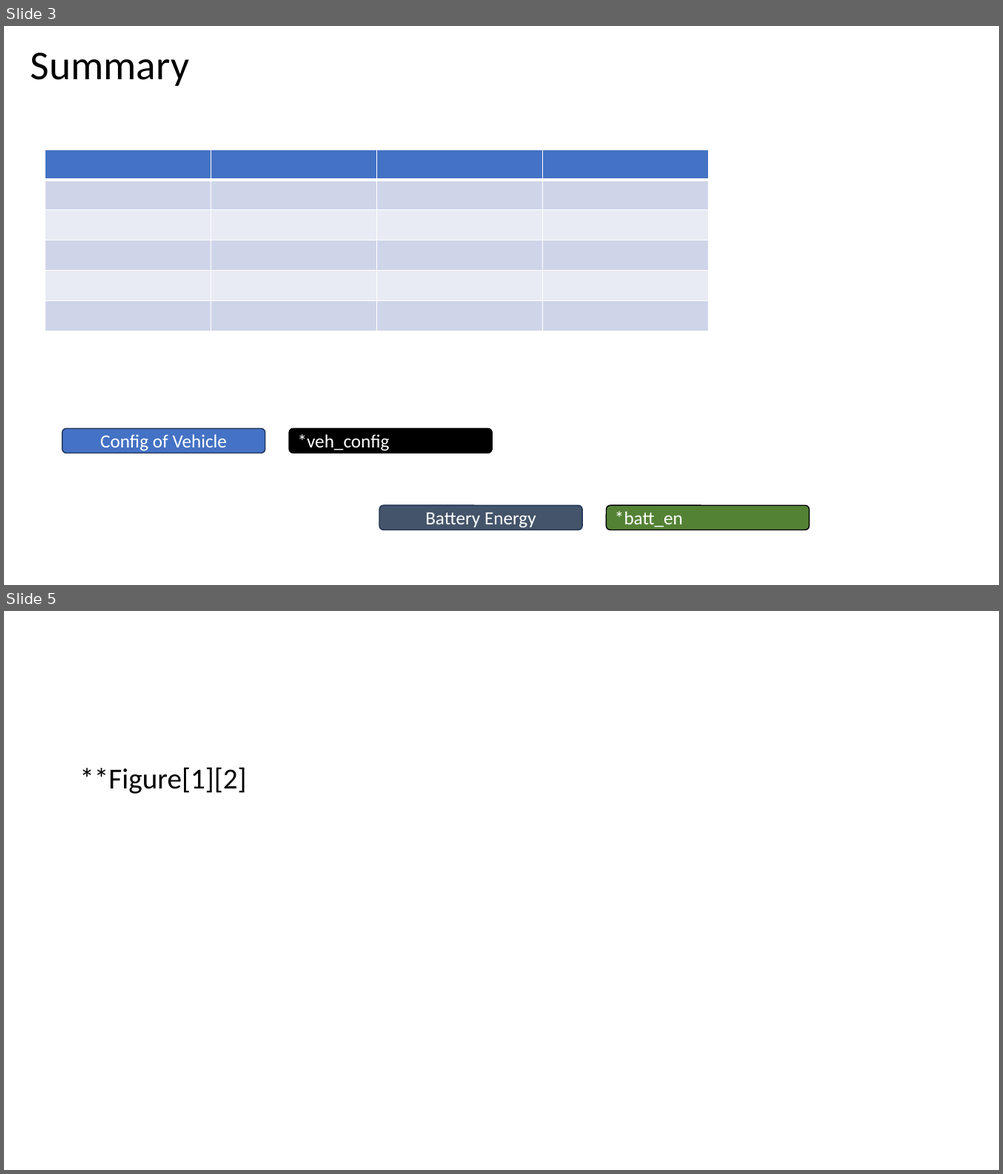
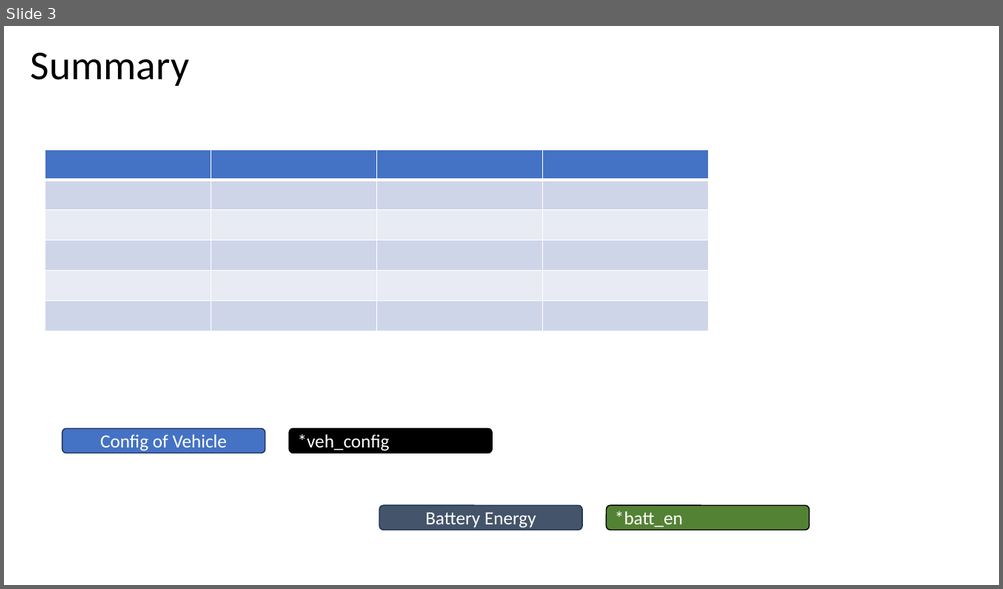
Before and after one commit to hvpn25-Coder/eBus_Tool, a slide deck: eBus_Functions/Post_Processing/Report_Templates/Single_Sim_Report_Templates/eBus_Sim_Battery.pptx. Shown one above the other, each under a label of ours: slides 3 and 5 before the commit, slide 3 after it; the slides between them are not shown. The pictures are 1003x1174 and 1003x589 pixels, drawn with LibreOffice and Linux fonts; fonts in the diff are those of the drawing. Boxes give left, top, right and bottom in pixels: in the first picture for what was removed or moved away, otherwise in the second. Text is boxed around its words. In the diff, an @@ line names an element or a change of style, - is before the commit and + after.

```diff
--- a/eBus_Functions/Post_Processing/Report_Templates/Single_Sim_Report_Templates/eBus_Sim_Battery.pptx
+++ b/eBus_Functions/Post_Processing/Report_Templates/Single_Sim_Report_Templates/eBus_Sim_Battery.pptx
@@ slide 5 removed at [4, 611, 999, 1170], background #FFFFFF @@
@@ text removed at [79, 767, 246, 794] @@
-**Figure[1][2]
```
Also in this commit, not shown: 4 slides added, 6 other slides removed, 2 other files.
